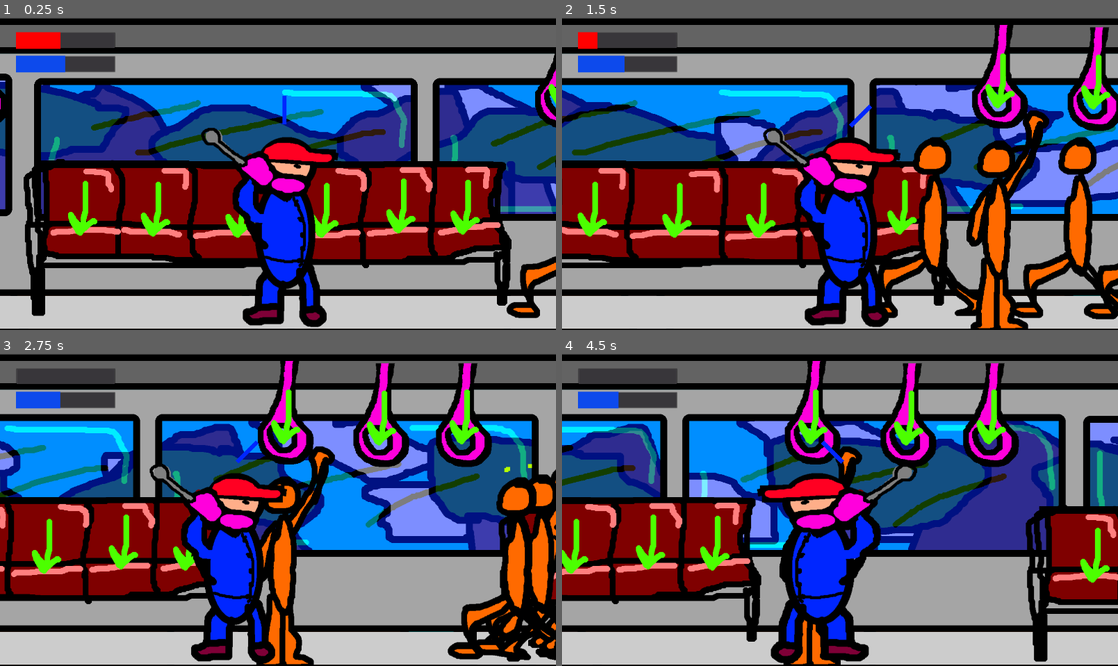
Above: before the commit, frames 1-4 (two rows, left to right).
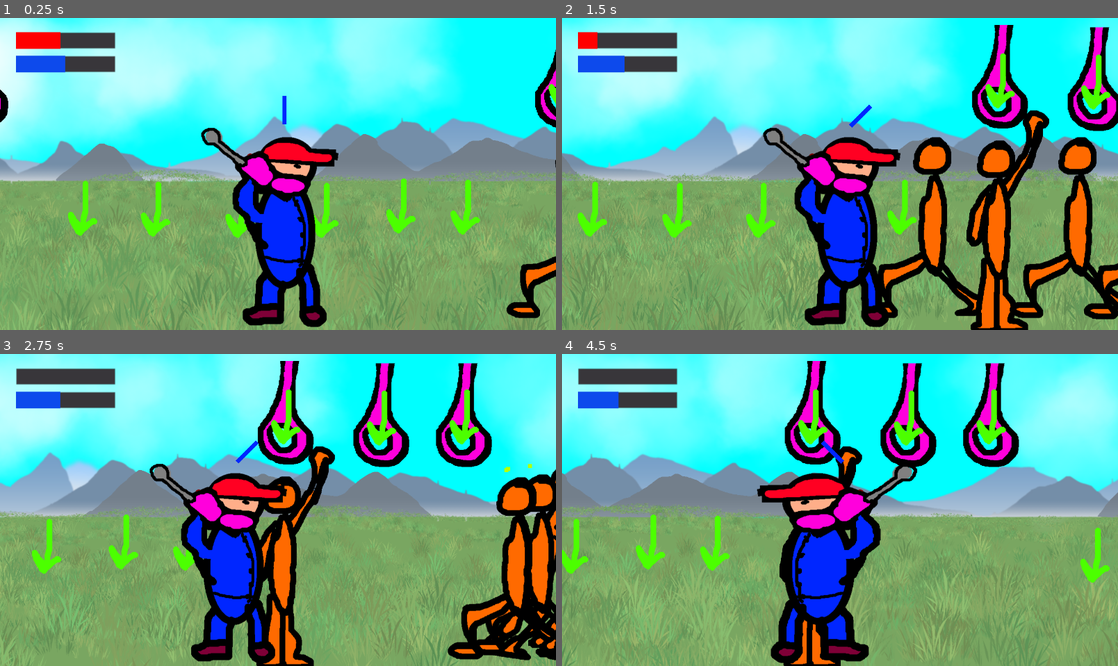
Above: after the commit, the same moments.

Repository: GoblinsGaming/lostrelicgame
Game: Godot game, scene res://Main.tscn
Two runs of this game, one before a commit and one after it. Both use one fixed random seed, a clock stepped at 60 frames per second and the inputs below.
Inputs:
- Up to frame 1 (0.25 s): no input
- Up to frame 2 (1.5 s): hold D (right) 0.53-1.28 s; tap Keypad 0 (drift_camera) at 0.6, 1.35 s; hold - (train_down) from 1.28 s (still down)
- Up to frame 3 (2.75 s): release - (train_down) at 2.03 s; hold D (right) from 2.03 s (still down); tap Keypad 0 (drift_camera) at 2.1 s
- Up to frame 4 (4.5 s): release D (right) at 2.78 s; hold = (train_up) 2.78-3.53 s; tap Keypad 0 (drift_camera) at 2.85, 3.6, 4.35 s; hold A (left) from 3.53 s (still down)

The runs differ from the first frame. In frame 1, 88% of the frame differs, in the area x 0-100%, y 0-100%; in frame 2, 75%; in frame 3, 74%; in frame 4, 82%.

Commit message:
New Parallax Background

Diff:
--- a/Main.tscn
+++ b/Main.tscn
@@ -25,6 +25,7 @@
 [node name="background" parent="GameController" instance=ExtResource( 2 )]
 
 [node name="train" parent="GameController" instance=ExtResource( 1 )]
+visible = false
 
 [node name="Handholds" type="Node2D" parent="GameController"]
 
--- a/background.gd
+++ b/background.gd
@@ -5,16 +5,25 @@
 
 export var cloud_scale = 1
 export var mountain_scale = 2
-export var tree_scale = 3
+export var grass_far_scale = 3
+export var grass_mid_far_scale = 4
+export var grass_mid_close_scale = 5
+export var grass_close_scale = 6
 
 onready var background = $WildernessBackground
 
 func _ready():
-	background.get_node("CloudLayer").motion_scale.x = cloud_scale/player_move_scale
-	background.get_node("MountainLayer").motion_scale.x = mountain_scale/player_move_scale
-	background.get_node("TreeLayer").motion_scale.x = tree_scale/player_move_scale
+	background.get_node("CloudsClose").motion_scale.x = cloud_scale/player_move_scale
+	background.get_node("Mountain").motion_scale.x = mountain_scale/player_move_scale
+	background.get_node("GrassFar").motion_scale.x = grass_far_scale/player_move_scale
+	background.get_node("GrassMidFar").motion_scale.x = grass_mid_far_scale/player_move_scale
+	background.get_node("GrassMidClose").motion_scale.x = grass_mid_close_scale/player_move_scale
+	background.get_node("GrassClose").motion_scale.x = grass_close_scale/player_move_scale
 
 func _process(delta):
-	background.get_node("CloudLayer").motion_offset.x -= train_speed*cloud_scale*delta
-	background.get_node("MountainLayer").motion_offset.x -= train_speed*mountain_scale*delta
-	background.get_node("TreeLayer").motion_offset.x -= train_speed*tree_scale*delta
+	background.get_node("CloudsClose").motion_offset.x -= train_speed*cloud_scale*delta
+	background.get_node("Mountain").motion_offset.x -= train_speed*mountain_scale*delta
+	background.get_node("GrassFar").motion_offset.x -= train_speed*grass_far_scale*delta
+	background.get_node("GrassMidFar").motion_offset.x -= train_speed*grass_mid_far_scale*delta
+	background.get_node("GrassMidClose").motion_offset.x -= train_speed*grass_mid_close_scale*delta
+	background.get_node("GrassClose").motion_offset.x -= train_speed*grass_close_scale*delta
--- a/background.tscn
+++ b/background.tscn
@@ -1,38 +1,68 @@
-[gd_scene load_steps=6 format=2]
+[gd_scene load_steps=10 format=2]
 
-[ext_resource path="res://placeholders/clouds.png" type="Texture" id=2]
-[ext_resource path="res://placeholders/trees.png" type="Texture" id=3]
+[ext_resource path="res://Environment-Spliced/Grass-Mid-Far.png" type="Texture" id=1]
+[ext_resource path="res://Environment-Spliced/Grass-Close.png" type="Texture" id=2]
+[ext_resource path="res://Environment-Spliced/Grass-Close-Mid.png" type="Texture" id=3]
 [ext_resource path="res://placeholders/sky.png" type="Texture" id=4]
-[ext_resource path="res://placeholders/mountains.png" type="Texture" id=5]
+[ext_resource path="res://Environment-Spliced/Mountain.png" type="Texture" id=5]
 [ext_resource path="res://background.gd" type="Script" id=6]
+[ext_resource path="res://Environment-Spliced/Clouds-Close.png" type="Texture" id=7]
+[ext_resource path="res://Environment-Spliced/Grass-Far.png" type="Texture" id=8]
+[ext_resource path="res://Environment-Spliced/Field-BG.png" type="Texture" id=9]
 
 [node name="background" type="Node2D"]
 script = ExtResource( 6 )
 
 [node name="WildernessBackground" type="ParallaxBackground" parent="."]
 
-[node name="Sprite" type="Sprite" parent="WildernessBackground"]
+[node name="Sky" type="Sprite" parent="WildernessBackground"]
 texture = ExtResource( 4 )
 centered = false
 
-[node name="CloudLayer" type="ParallaxLayer" parent="WildernessBackground"]
+[node name="Field" type="Sprite" parent="WildernessBackground"]
+position = Vector2( -2, -22 )
+scale = Vector2( 1.00135, 1.04334 )
+texture = ExtResource( 9 )
+centered = false
+
+[node name="CloudsClose" type="ParallaxLayer" parent="WildernessBackground"]
 motion_mirroring = Vector2( 5120, 0 )
 
-[node name="Sprite" type="Sprite" parent="WildernessBackground/CloudLayer"]
-texture = ExtResource( 2 )
+[node name="Sprite" type="Sprite" parent="WildernessBackground/CloudsClose"]
+texture = ExtResource( 7 )
 centered = false
 
-[node name="MountainLayer" type="ParallaxLayer" parent="WildernessBackground"]
-motion_scale = Vector2( 0.01, 1 )
+[node name="Mountain" type="ParallaxLayer" parent="WildernessBackground"]
 motion_mirroring = Vector2( 5120, 0 )
 
-[node name="Sprite" type="Sprite" parent="WildernessBackground/MountainLayer"]
+[node name="Sprite" type="Sprite" parent="WildernessBackground/Mountain"]
 texture = ExtResource( 5 )
 centered = false
 
-[node name="TreeLayer" type="ParallaxLayer" parent="WildernessBackground"]
+[node name="GrassFar" type="ParallaxLayer" parent="WildernessBackground"]
 motion_mirroring = Vector2( 5120, 0 )
 
-[node name="Sprite" type="Sprite" parent="WildernessBackground/TreeLayer"]
+[node name="Sprite" type="Sprite" parent="WildernessBackground/GrassFar"]
+texture = ExtResource( 8 )
+centered = false
+
+[node name="GrassMidFar" type="ParallaxLayer" parent="WildernessBackground"]
+motion_mirroring = Vector2( 5120, 0 )
+
+[node name="Sprite" type="Sprite" parent="WildernessBackground/GrassMidFar"]
+texture = ExtResource( 1 )
+centered = false
+
+[node name="GrassMidClose" type="ParallaxLayer" parent="WildernessBackground"]
+motion_mirroring = Vector2( 5120, 0 )
+
+[node name="Sprite" type="Sprite" parent="WildernessBackground/GrassMidClose"]
 texture = ExtResource( 3 )
 centered = false
+
+[node name="GrassClose" type="ParallaxLayer" parent="WildernessBackground"]
+motion_mirroring = Vector2( 5120, 0 )
+
+[node name="Sprite" type="Sprite" parent="WildernessBackground/GrassClose"]
+texture = ExtResource( 2 )
+centered = false
